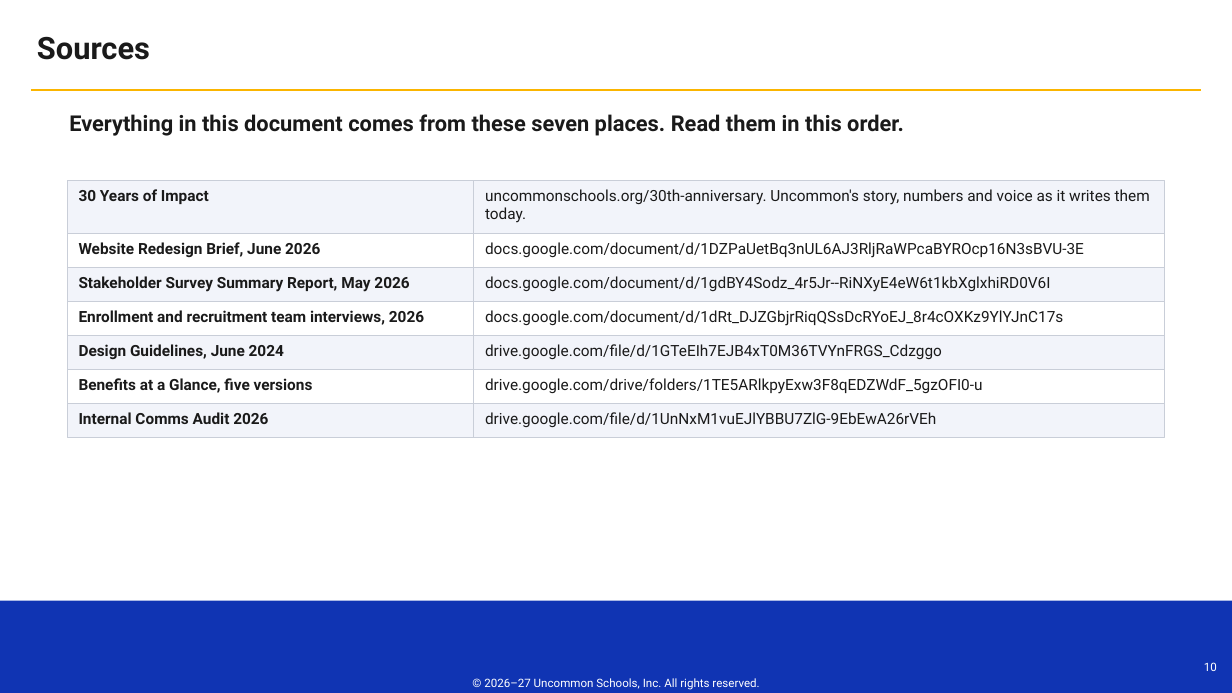
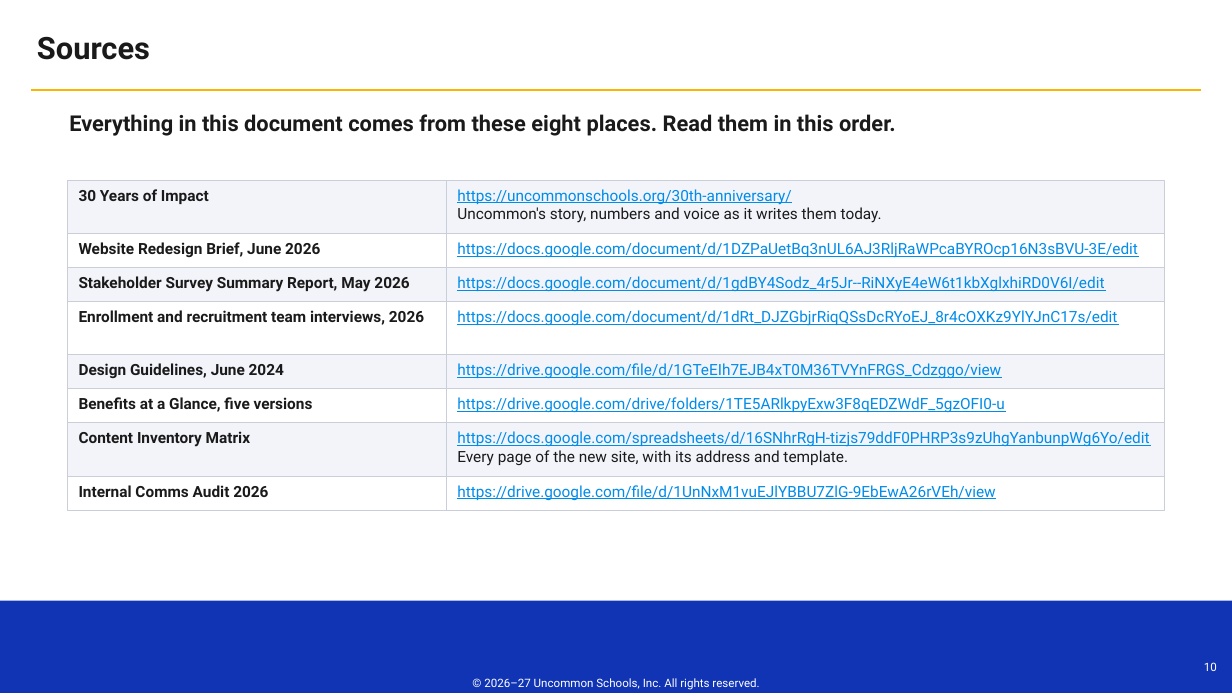
Before and after one commit to Uncommon-Schools/campaigns, a slide deck: slide 10 of website-redesign-2026/brand-voice/Uncommon Schools Brand Voice.pptx. Drawn at 1232x693 pixels with LibreOffice and Linux fonts; fonts in the diff are those of the drawing; background and template pictures are left out. Boxes give left, top, right and bottom in pixels: in the first picture for what was removed or moved away, otherwise in the second. Text is boxed around its words. In the diff, an @@ line names an element or a change of style, - is before the commit and + after.

```diff
--- a/website-redesign-2026/brand-voice/Uncommon Schools Brand Voice.pptx
+++ b/website-redesign-2026/brand-voice/Uncommon Schools Brand Voice.pptx
@@ text at (x1=69, y1=114, x2=896, y2=136): text changed @@
-Everything in this document comes from these seven places. Read them in this order.
+Everything in this document comes from these eight places. Read them in this order.
@@ rectangle resized from (x1=67, y1=180, x2=474, y2=234) to (x1=67, y1=180, x2=446, y2=234) @@
@@ rectangle resized from (x1=474, y1=180, x2=1165, y2=234) to (x1=446, y1=180, x2=1165, y2=234) @@
@@ text at (x1=457, y1=189, x2=882, y2=223): text changed @@
-uncommonschools.org/30th-anniversary. Uncommon's story, numbers and voice as it writes them today.
+https://uncommonschools.org/30th-anniversary/
+Uncommon's story, numbers and voice as it writes them today.
@@ rectangle resized from (x1=67, y1=234, x2=474, y2=268) to (x1=67, y1=234, x2=446, y2=268) @@
@@ rectangle resized from (x1=474, y1=234, x2=1165, y2=268) to (x1=446, y1=234, x2=1165, y2=268) @@
@@ rectangle resized from (x1=67, y1=267, x2=474, y2=301) to (x1=67, y1=267, x2=446, y2=301) @@
@@ rectangle resized from (x1=474, y1=267, x2=1165, y2=301) to (x1=446, y1=267, x2=1165, y2=301) @@
@@ text at (x1=457, y1=242, x2=1138, y2=258): text changed; text colour #1A1A1A to #008CEA @@
-docs.google.com/document/d/1DZPaUetBq3nUL6AJ3RljRaWPcaBYROcp16N3sBVU-3E
+https://docs.google.com/document/d/1DZPaUetBq3nUL6AJ3RljRaWPcaBYROcp16N3sBVU-3E/edit
@@ text at (x1=457, y1=276, x2=1104, y2=292): text changed; text colour #1A1A1A to #008CEA @@
-docs.google.com/document/d/1gdBY4Sodz_4r5Jr--RiNXyE4eW6t1kbXglxhiRD0V6I
+https://docs.google.com/document/d/1gdBY4Sodz_4r5Jr--RiNXyE4eW6t1kbXglxhiRD0V6I/edit
@@ rectangle resized from (x1=67, y1=301, x2=474, y2=335) to (x1=67, y1=301, x2=446, y2=355) @@
@@ rectangle resized from (x1=474, y1=301, x2=1165, y2=335) to (x1=446, y1=301, x2=1165, y2=355) @@
@@ text at (x1=457, y1=310, x2=1117, y2=326): text changed; text colour #1A1A1A to #008CEA @@
-docs.google.com/document/d/1dRt_DJZGbjrRiqQSsDcRYoEJ_8r4cOXKz9YlYJnC17s
+https://docs.google.com/document/d/1dRt_DJZGbjrRiqQSsDcRYoEJ_8r4cOXKz9YlYJnC17s/edit
@@ rectangle resized from (x1=67, y1=335, x2=474, y2=370) to (x1=67, y1=355, x2=446, y2=389) @@
@@ rectangle resized from (x1=474, y1=335, x2=1165, y2=370) to (x1=446, y1=355, x2=1165, y2=389) @@
@@ rectangle resized from (x1=67, y1=370, x2=474, y2=404) to (x1=67, y1=389, x2=446, y2=423) @@
@@ text "Design Guidelines, June 2024" moved from (x1=79, y1=344, x2=284, y2=359) to (x1=79, y1=363, x2=284, y2=378) @@
@@ rectangle resized from (x1=474, y1=370, x2=1165, y2=404) to (x1=446, y1=389, x2=1165, y2=423) @@
@@ text at (x1=457, y1=363, x2=1001, y2=379): text changed; text colour #1A1A1A to #008CEA @@
-drive.google.com/file/d/1GTeEIh7EJB4xT0M36TVYnFRGS_Cdzggo
+https://drive.google.com/file/d/1GTeEIh7EJB4xT0M36TVYnFRGS_Cdzggo/view
@@ text "Benefits at a Glance, five ..." moved from (x1=79, y1=378, x2=313, y2=393) to (x1=79, y1=397, x2=313, y2=412) @@
@@ text at (x1=457, y1=397, x2=1004, y2=413): text changed; text colour #1A1A1A to #008CEA @@
-drive.google.com/drive/folders/1TE5ARlkpyExw3F8qEDZWdF_5gzOFI0-u
+https://drive.google.com/drive/folders/1TE5ARlkpyExw3F8qEDZWdF_5gzOFI0-u
@@ rectangle resized from (x1=67, y1=404, x2=474, y2=438) to (x1=67, y1=423, x2=446, y2=477) @@
@@ text added at (x1=79, y1=431, x2=250, y2=447), 12 pt, text #1A1A1A, bold @@
+Content Inventory Matrix
@@ rectangle resized from (x1=474, y1=404, x2=1165, y2=438) to (x1=446, y1=423, x2=1165, y2=477) @@
@@ text added at (x1=457, y1=431, x2=1149, y2=466), 12 pt, text #008CEA, underline @@
+https://docs.google.com/spreadsheets/d/16SNhrRgH-tizjs79ddF0PHRP3s9zUhgYanbunpWg6Yo/edit
+Every page of the new site, with its address and template.
@@ rectangle added at (x1=67, y1=476, x2=446, y2=510), fill #FFFFFF, outline #C9CED8 0.75 pt @@
@@ rectangle added at (x1=446, y1=476, x2=1165, y2=510), fill #FFFFFF, outline #C9CED8 0.75 pt @@
@@ text "Internal Comms Audit 2026" moved from (x1=79, y1=412, x2=268, y2=424) to (x1=79, y1=485, x2=268, y2=497) @@
@@ text at (x1=457, y1=485, x2=995, y2=501): text changed; text colour #1A1A1A to #008CEA @@
-drive.google.com/file/d/1UnNxM1vuEJlYBBU7ZlG-9EbEwA26rVEh
+https://drive.google.com/file/d/1UnNxM1vuEJlYBBU7ZlG-9EbEwA26rVEh/view
```
Also in this commit, not shown: 2 other slides changed, 2 other files.
